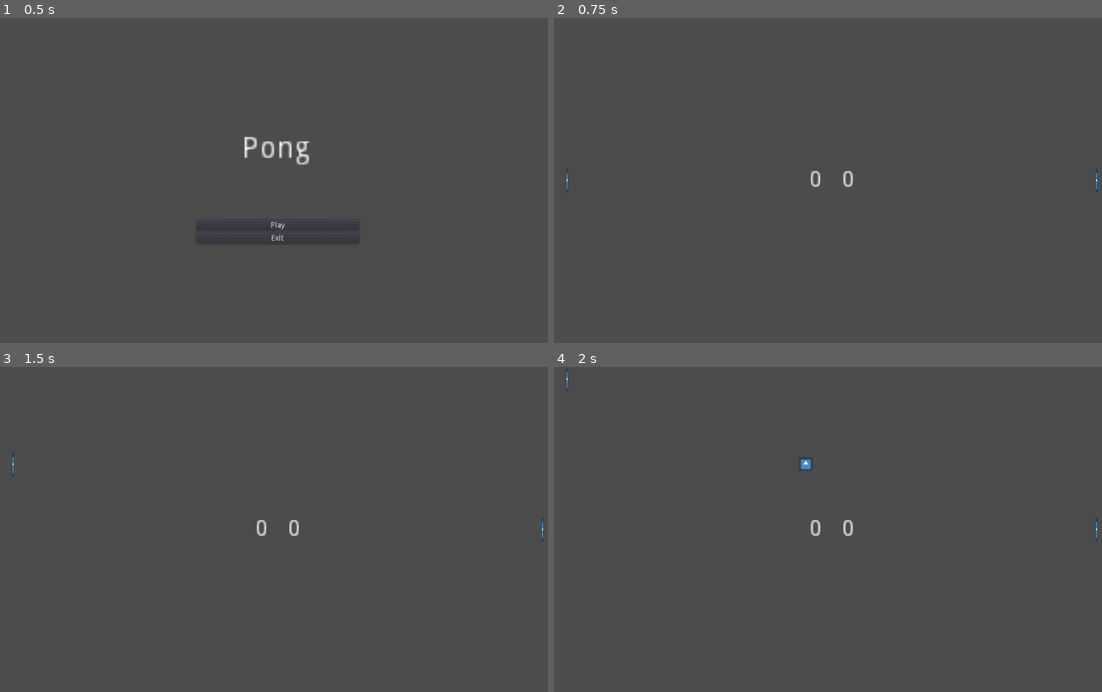
Above: before the commit, frames 1-4 (two rows, left to right).
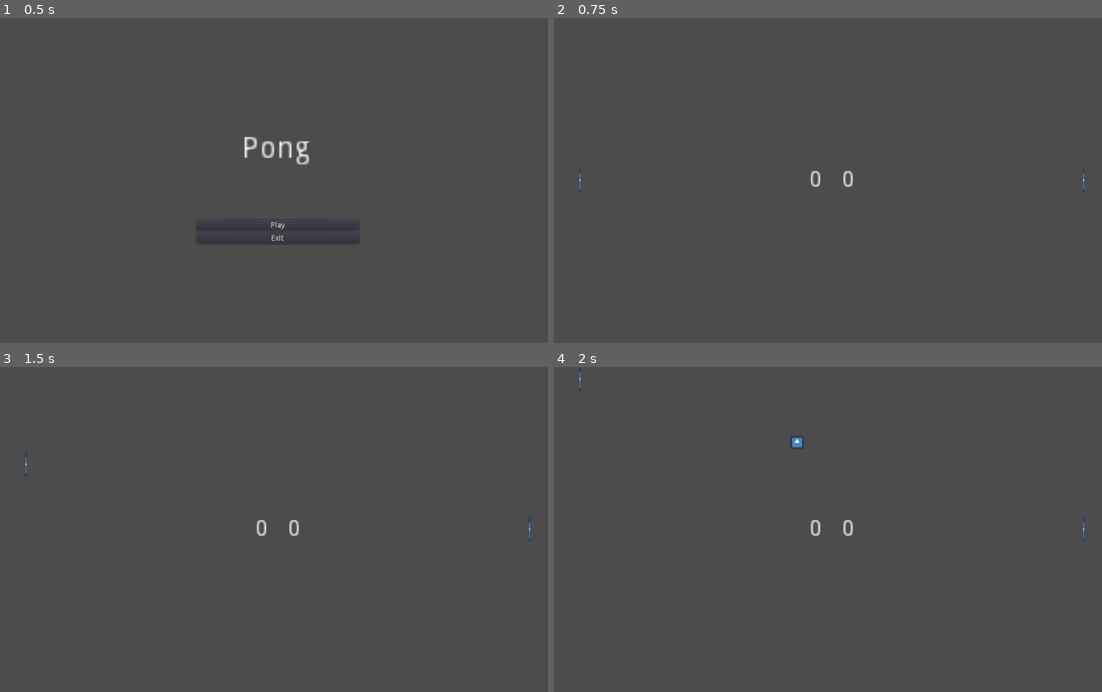
Above: after the commit, the same moments.

Repository: paomwattana/godot-pong
Game: Godot game, scene res://StartMenu.tscn
Same seed, same stepped clock (60 frames per second), same inputs: the game is played once before the commit and once after it. The engine's default icon, where the game draws it, is replaced by a stand-in: a white triangle on a blue panel in a dark square.
Inputs:
- Up to frame 1 (0.5 s): no input
- Up to frame 2 (0.75 s): click "Play" at 0.5 s
- Up to frame 3 (1.5 s): tap Enter at 1.25 s; hold Up (ui_up) from 1.28 s (still down)
- Up to frame 4 (2 s): keep holding Up (ui_up)

Frame 1 is identical in both runs. In frame 2, less than 0.1% of the frame differs, in the area x 2-100%, y 47-53%; in frame 3, less than 0.1%; in frame 4, 0.2%, in the area x 2-100%, y 1-53%.

Commit message:
fixed call_deferred() error

Diff:
--- a/Ball.gd
+++ b/Ball.gd
@@ -30,3 +30,10 @@
 		velocity *= MAX_SPEED
 	else:
 		velocity.y = -velocity.y
+
+
+func _on_GoalRight_area_entered(_body):
+	queue_free()
+
+func _on_GoalLeft_area_entered(_body):
+	queue_free()
--- a/Ball.tscn
+++ b/Ball.tscn
@@ -9,6 +9,7 @@
 [node name="Ball" type="Area2D"]
 linear_damp = 0.0
 script = ExtResource( 2 )
+MAX_SPEED = 400
 
 [node name="Sprite" type="Sprite" parent="."]
 scale = Vector2( 0.40625, 0.40625 )
--- a/Game.gd
+++ b/Game.gd
@@ -18,7 +18,7 @@
 			pass
 		else: # AI wins
 			pass
-		self.add_child(gameOverMenu)
+		self.call_deferred("add_child", gameOverMenu)
 
 func _on_GoalLeft_area_entered(_body):
 	scoreAI += 1
@@ -39,7 +39,7 @@
 	ball.position.y = 300
 
 	# allow ball to be deleted after hitting goal
-	$GoalLeft.connect("body_entered", ball, "_on_GoalLeft_body_entered")
-	$GoalRight.connect("body_entered", ball, "_on_GoalRight_body_entered")
+	$GoalLeft.connect("area_entered", ball, "_on_GoalLeft_area_entered")
+	$GoalRight.connect("area_entered", ball, "_on_GoalRight_area_entered")
 
-	self.add_child(ball)
+	self.call_deferred("add_child", ball)
--- a/Game.tscn
+++ b/Game.tscn
@@ -14,10 +14,10 @@
 script = ExtResource( 3 )
 
 [node name="PaddleAI" parent="." instance=ExtResource( 2 )]
-position = Vector2( 1000, 300 )
+position = Vector2( 976, 300 )
 
 [node name="PaddlePlayer" parent="." instance=ExtResource( 1 )]
-position = Vector2( 24, 300 )
+position = Vector2( 48, 300 )
 
 [node name="Wall" type="StaticBody2D" parent="."]
 
@@ -53,6 +53,7 @@
 margin_right = 550.0
 margin_bottom = 280.0
 rect_scale = Vector2( 3, 3 )
+mouse_filter = 2
 __meta__ = {
 "_edit_group_": true
 }
--- a/PaddleAI.gd
+++ b/PaddleAI.gd
@@ -5,8 +5,6 @@
 var velocity = Vector2.ZERO
 
 
-func _ready():
-	pass
 
 func _physics_process(delta):
 	velocity = Vector2.ZERO
--- a/PaddleAI.tscn
+++ b/PaddleAI.tscn
@@ -7,7 +7,7 @@
 extents = Vector2( 3, 23 )
 
 [sub_resource type="RectangleShape2D" id=2]
-extents = Vector2( 130, 612 )
+extents = Vector2( 144.5, 612 )
 
 [node name="PaddleAI" type="KinematicBody2D"]
 script = ExtResource( 2 )
@@ -23,7 +23,7 @@
 [node name="DetectionArea2D" type="Area2D" parent="."]
 
 [node name="CollisionShape2D" type="CollisionShape2D" parent="DetectionArea2D"]
-position = Vector2( -156, 0 )
+position = Vector2( -181.5, 0 )
 shape = SubResource( 2 )
 
 [connection signal="area_entered" from="DetectionArea2D" to="." method="_on_DetectionArea2D_area_entered"]
